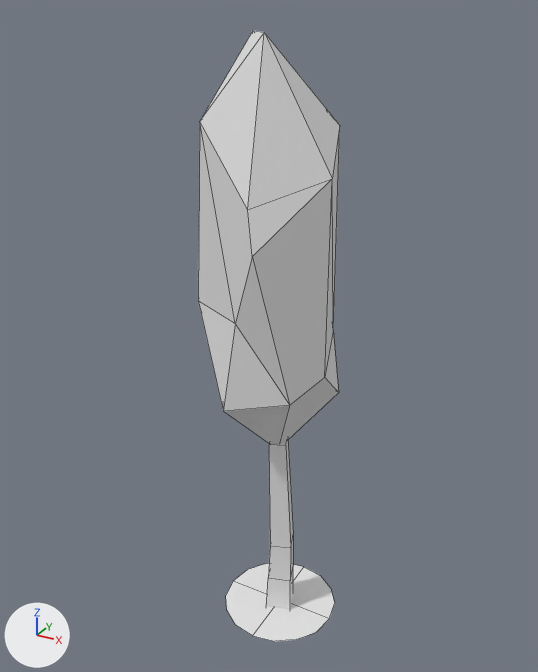
The FBX model Projekt Unity/TowerDefense/Assets/Modele/EpokaKamienia/FBX/Otoczenie/Drzewo5.fbx: old version first, new version second.
The view is the same before and after, from a 50 mm lens placed at (3.1, -5.58, 5.74), pointed at (0.07, -0.06, 2.98). Arrows for +X, +Y and +Z are at lower left; the lights stay in place. Mesh edges are drawn as thin lines. Where no turn or scale is listed for an object, it has been applied to the vertices.

In view in the first picture: 'Drzewo5'.
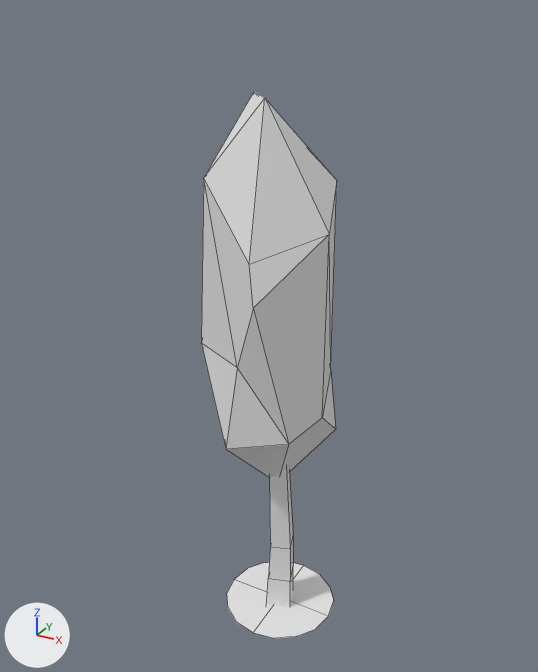
What the commit changed:
me_plane_013 has 53 vertices, 51 faces and spans x -0.76..0.58, y -0.69..0.71, z -0.11..5.58.
me_plane_013 is used by ob_drzewo5; location (0.24, -0.15, 0.0).
me_plane_013 part 1: the loose piece of 17 vertices spanning x -0.58..0.58, y -0.58..0.58, z 0.0 is scaled about its middle by (0.979, 0.979, 0.984), then moved by (0.0, 0.0, 0.03).
me_plane_013 part 2: the loose piece of 20 vertices spanning x -0.76..0.51, y -0.69..0.71, z 1.85..5.58 is scaled about its middle by 0.979, then moved by (0.0, 0.0, -0.42).
me_plane_013 part 3: the loose piece of 16 vertices spanning x -0.17..0.17, y -0.17..0.17, z -0.11..1.95 is scaled about the mesh origin by 0.979.

What differs and where, as boxes [x1, y1, x2, y2] in the pictures (538 x 672 px; the box of a moved part takes in the faces that stretch with it):
'Drzewo5', reshaped (11% shorter)
    before: [198, 31, 340, 642]
    after: [201, 92, 337, 638]
part 1 of me_plane_013, moved or reshaped
    before: [226, 564, 335, 642]
    after: [227, 562, 334, 638]
part 2 of me_plane_013, moved or reshaped
    before: [198, 31, 340, 444]
    after: [201, 92, 337, 477]
part 3 of me_plane_013, moved or reshaped
    before: [266, 440, 293, 609]
    after: [267, 469, 293, 607]
